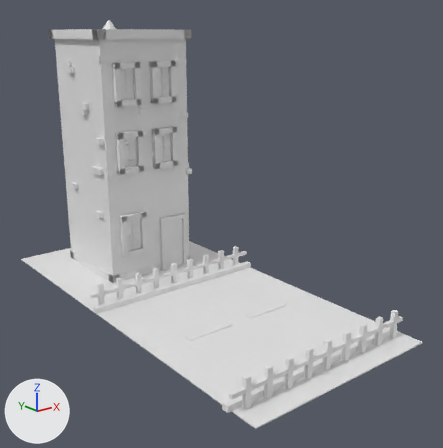
The Blender file LowPolyCity.Blender/scene.blend, before and after one commit.
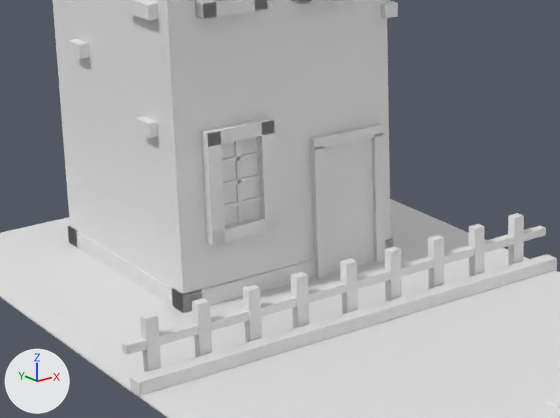
Each version is shown whole from a 50 mm camera at (-79.7, -114.0, 60.2) aimed at (2.5, -11.3, 19.1), then close up on the part from 10% to 57% of the width and 37% to 72% of the height. The lights are fixed; the arrows at lower left show +X, +Y and +Z.
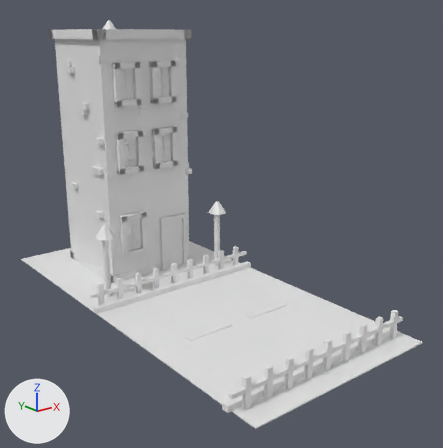
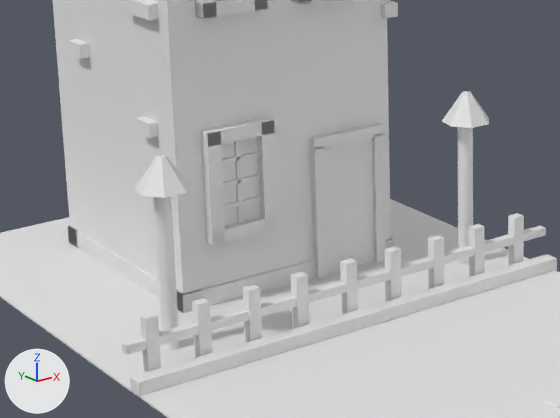
Location of each change, [x1, y1, x2, y2] in pixels of the close-ups (560 x 418 px):
'Cylinder.014', added
    after: [153, 196, 180, 350]
'Cylinder.013', added
    after: [458, 127, 473, 265]
'Cone.002', added
    after: [135, 155, 190, 198]
'Cone.001', added
    after: [442, 91, 489, 128]

Edits to the bpy script that builds the scene:
```text
Add me_cylinder_014:
    me_cylinder_014.from_pydata(...)  # a 29-sided cylinder along z spanning x -0.75..0.75, y -0.75..0.75, z -1.0..1.0
Add ob_cone_002:
    ob_cone_002 = bpy.data.objects.new('Cone.002', me_cone_001.copy())  # the mesh of ob_cone
    ob_cone_002.location = (-16.4, 8.01, 16.27)
    ob_cone_002.scale = (1.44, 1.44, 1.44)
Add ob_cylinder_014:
    ob_cylinder_014 = bpy.data.objects.new('Cylinder.014', me_cylinder_014)
    ob_cylinder_014.location = (-16.48, 8.08, 8.19)
    ob_cylinder_014.scale = (1.0, 1.0, 8.04)
Add ob_cone_001:
    ob_cone_001 = bpy.data.objects.new('Cone.001', me_cone_001.copy())  # the mesh of ob_cone
    ob_cone_001.location = (16.56, 8.01, 16.27)
    ob_cone_001.scale = (1.44, 1.44, 1.44)
Add ob_cylinder_013:
    ob_cylinder_013 = bpy.data.objects.new('Cylinder.013', me_cylinder_014.copy())
    ob_cylinder_013.location = (16.47, 8.08, 8.19)
    ob_cylinder_013.scale = (1.0, 1.0, 8.04)
```
